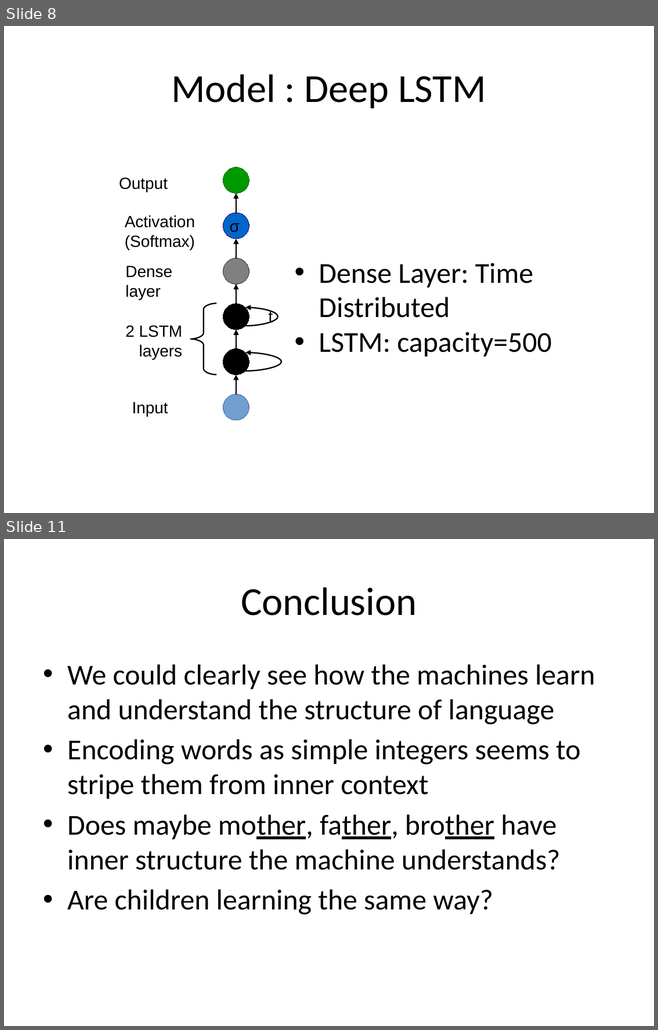
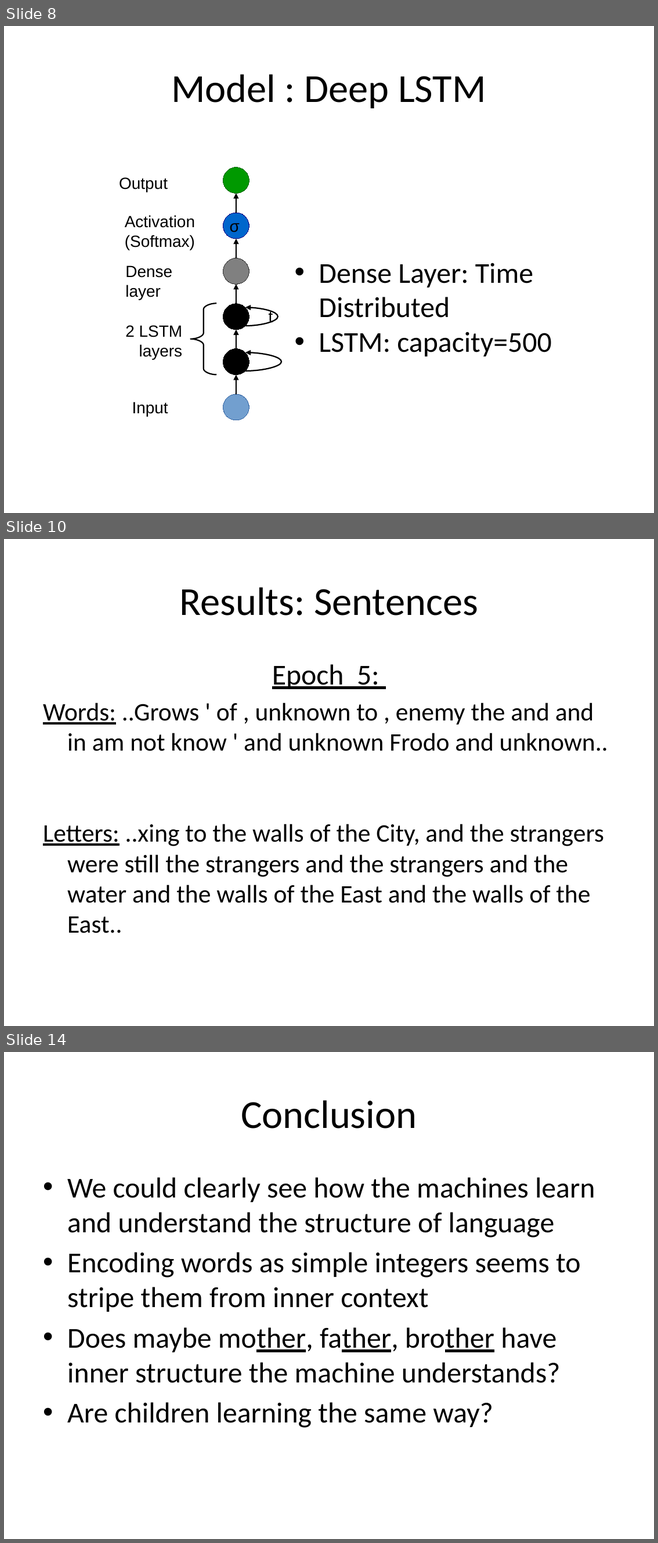
Before and after one commit to telecombcn-dl/2017-dlai-team8, a slide deck: Creative Writing 101.pptx. Shown one above the other, each under a label of ours: slides 8 and 11 before the commit, slides 8, 10 and 14 after it; the slides between them are not shown. The pictures are 658x1030 and 658x1543 pixels, drawn with LibreOffice and Linux fonts; fonts in the diff are those of the drawing. Boxes give left, top, right and bottom in pixels: in the first picture for what was removed or moved away, otherwise in the second. Text is boxed around its words. In the diff, an @@ line names an element or a change of style, - is before the commit and + after.

```diff
--- a/Creative Writing 101.pptx
+++ b/Creative Writing 101.pptx
@@ slide 10 added at [4, 539, 654, 1026], background #FFFFFF @@
@@ title added at [179, 587, 478, 616], 44 pt, text #000000 @@
+Results: Sentences
@@ text added at [43, 664, 608, 933], 28 pt, text #000000 @@
+Epoch 5:
+Words: ..Grows ' of , unknown to , enemy the and and in am not know ' and unknown Frodo and unknown..
+Letters: ..xing to the walls of the City, and the strangers were still the strangers and the strangers and the water and the walls of the East and the walls of the East..
@@ what was slide 11 is now slide 14 @@
```
Also in this commit, not shown: 2 slides changed, 3 other slides added, 1 slide removed, 1 other file.
